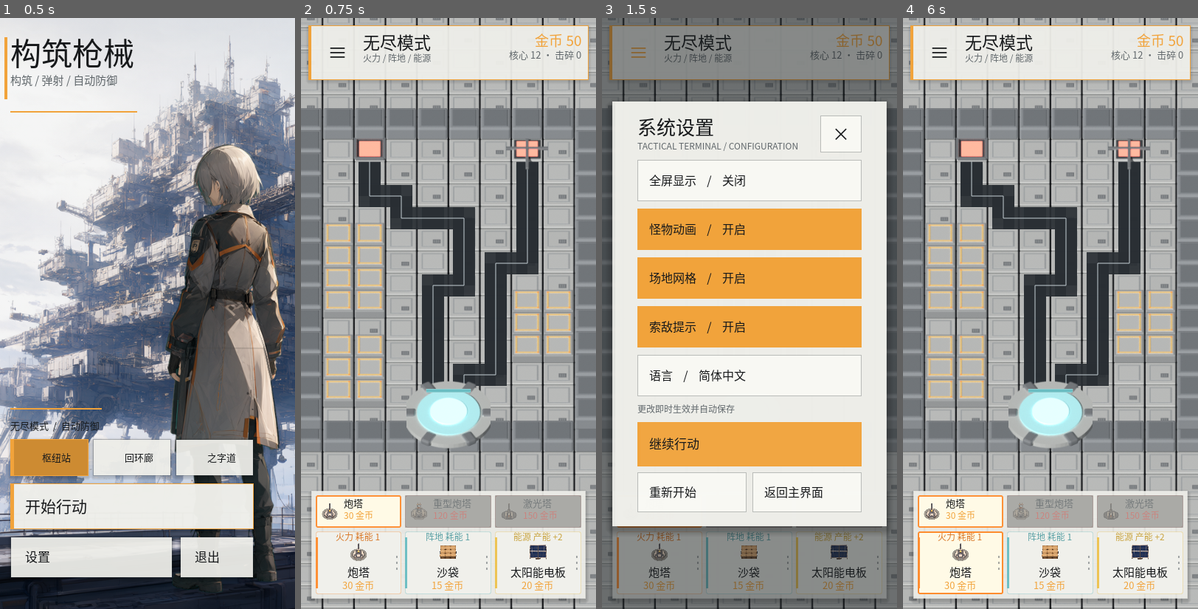
Above: before the commit, frames 1-4 (left to right).
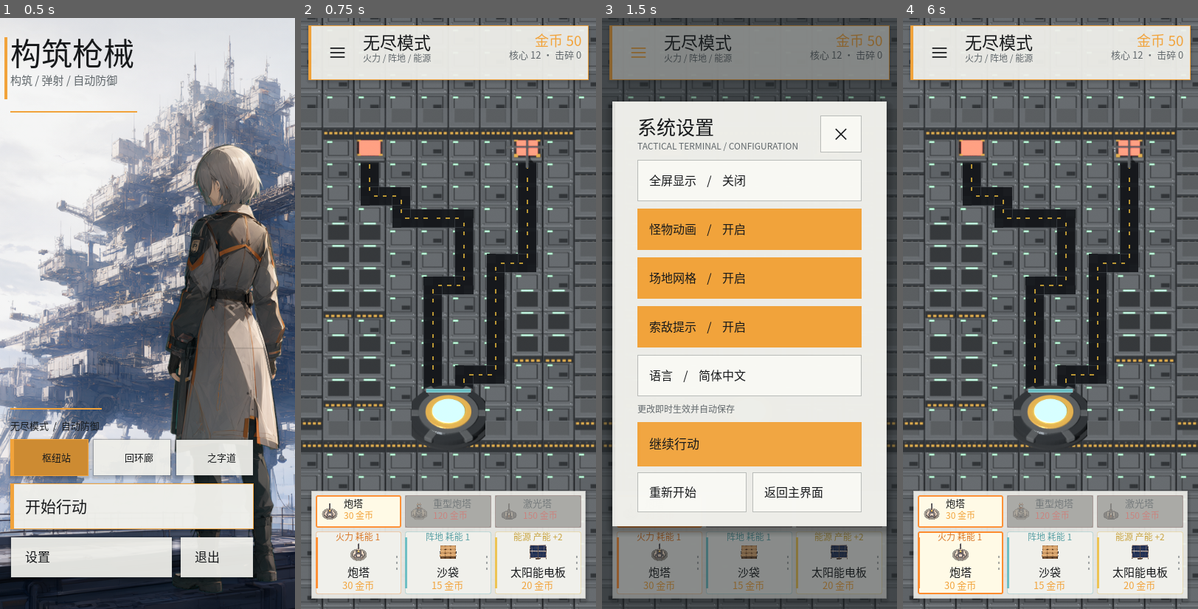
Above: after the commit, the same moments.

Repository: soryu-ryouji/build-shoot
Game: Godot game, scene res://scenes/main_menu.tscn
Two runs of this game, one before a commit and one after it. Both use one fixed random seed, a clock stepped at 60 frames per second and the inputs below.
Inputs (mouse positions are in pixels of both pictures, inside the frame that each line leads up to):
- Up to frame 1 (0.5 s): no input
- Up to frame 2 (0.75 s): click "开始行动" at 0.5 s
- Up to frame 3 (1.5 s): click "≡" at 1.25 s
- Up to frame 4 (6 s): click "重新开始" at 2 s; click "≡" at 2.75 s; click "重新开始" at 3.5 s; click "≡" at 4.25 s; click "×" at 5 s; tap Enter at 5.75 s; drag from (962, 514) to (1080, 183) at 5.77 s

Frame 1 is identical in both runs. In frame 2, 58% of the frame differs, in the area x 0-100%, y 0-100%; in frame 3, 9.1%; in frame 4, 58%.

Commit message:
feat: 地块、建筑与敌人统一成深色工业风

Diff:
--- a/scripts/arena.gd
+++ b/scripts/arena.gd
@@ -120,18 +120,32 @@
 		_draw_tile(_rim, BattleMap.tile_center(Vector2i(BattleMap.COLS, row)))
 
 
-## 路面：在地板之上画一条连续的路带（走廊式，2 格宽的一半），再压中心线和方向箭头
+## 路面：深色金属带 + 黄色虚线中心线，参考明日方舟的工业地坪
 func _draw_road() -> void:
-	var half := 17.0
-	var road := Color(0.16, 0.18, 0.20, 0.92)
-	var line := Color(0.72, 0.76, 0.78, 0.55)
+	var half := 14.0
+	var road := Color(0.085, 0.095, 0.11, 0.95)
+	var edge := Color(0.30, 0.32, 0.34, 0.45)
 	for segment in BattleMap.segments():
 		draw_line(segment[0], segment[1], road, half * 2.0)
 	for route in BattleMap.active_map().routes:
 		for tile in route:
 			draw_rect(Rect2(BattleMap.tile_center(tile) - Vector2(half, half), Vector2(half, half) * 2.0), road)
+	# 路缘的浅色描边，把路面和地板分开
 	for segment in BattleMap.segments():
-		draw_line(segment[0], segment[1], line, 2.0)
+		var dir: Vector2 = (segment[1] - segment[0]).normalized()
+		var normal := dir.orthogonal() * half
+		draw_line(segment[0] + normal, segment[1] + normal, edge, 1.0)
+		draw_line(segment[0] - normal, segment[1] - normal, edge, 1.0)
+	# 黄色虚线：沿每个线段等距画短横
+	var yellow := Color(0.85, 0.68, 0.22, 0.85)
+	for segment in BattleMap.segments():
+		var a: Vector2 = segment[0]
+		var dir: Vector2 = (segment[1] - a).normalized()
+		var length: float = a.distance_to(segment[1])
+		var t := 6.0
+		while t < length:
+			draw_line(a + dir * t, a + dir * minf(t + 6.0, length), yellow, 2.0)
+			t += 14.0
 
 
 func _draw_tile(texture: Texture2D, center: Vector2) -> void:
@@ -144,7 +158,7 @@
 func _draw_core() -> void:
 	var center := BattleMap.core_center()
 	if _core != null:
-		draw_texture_rect(_core, Rect2(center - Vector2(64.0, 64.0), Vector2(128.0, 128.0)), false)
+		draw_texture_rect(_core, Rect2(center - Vector2(56.0, 56.0), Vector2(112.0, 112.0)), false)
 	if core_flash > 0.0:
 		draw_circle(center, 42.0, Color(Palette.DANGER, 0.28 * core_flash))
 	var bar := Rect2(center + Vector2(-34.0, -46.0), Vector2(68.0, 5.0))
--- a/scripts/blocks.gd
+++ b/scripts/blocks.gd
@@ -11,6 +11,13 @@
 	"swift": preload("res://assets/ui/monster_swift.png"),
 	"armored": preload("res://assets/ui/monster_armored.png"),
 	"elite": preload("res://assets/ui/monster_elite.png"),
+}
+## 2.5D 敌人贴片：Blender 正交渲染，64×64，地面中心在画布中心
+const MONSTER_SPRITES := {
+	"normal": preload("res://assets/ui/enemies/normal.png"),
+	"swift": preload("res://assets/ui/enemies/swift.png"),
+	"armored": preload("res://assets/ui/enemies/armored.png"),
+	"elite": preload("res://assets/ui/enemies/elite.png"),
 }
 const MONSTER_ANIMATIONS := {
 	"normal": preload("res://assets/ui/monster_normal_anim.png"),
@@ -485,7 +492,19 @@
 			art_size = Vector2(50, 46)
 		var art_rect := Rect2(center - art_size * 0.5 * scale + Vector2(0.0, -3.0 * scale), art_size * scale)
 
-		if animation != null or texture != null:
+		var sprite: Texture2D = MONSTER_SPRITES.get(kind, null)
+		if sprite != null:
+			# 2.5D 贴片：轻微上下浮动代替逐帧动画
+			var bob := sin((_animation_time + phase) * 7.0) * 1.6 * scale
+			draw_circle(center + Vector2(0, 4), 19.0 * scale, Color(0.0, 0.0, 0.0, 0.22 * alpha))
+			var side := 64.0 * scale
+			draw_texture_rect(
+				sprite,
+				Rect2(center - Vector2(side, side) * 0.5 + Vector2(0.0, bob - 6.0 * scale), Vector2(side, side)),
+				false,
+				Color(1.0, 1.0, 1.0, alpha)
+			)
+		elif animation != null or texture != null:
 			draw_circle(center + Vector2(0, 5), 19.0 * scale, Color(0.0, 0.0, 0.0, 0.12 * alpha))
 			draw_circle(center, 25.0 * scale, Color(col.r, col.g, col.b, 0.05 * alpha))
 			if animation != null:
Binary file changed: assets/ui/25d/compression_tower.png
Binary file changed: assets/ui/25d/fusion_tower.png
Binary file changed: assets/ui/25d/heavy_turret_d0.png
Binary file changed: assets/ui/25d/heavy_turret_d1.png
Binary file changed: assets/ui/25d/heavy_turret_d2.png
Binary file changed: assets/ui/25d/heavy_turret_d3.png
Binary file changed: assets/ui/25d/heavy_turret_d4.png
Binary file changed: assets/ui/25d/heavy_turret_d5.png
Binary file changed: assets/ui/25d/heavy_turret_d6.png
Binary file changed: assets/ui/25d/heavy_turret_d7.png
Binary file changed: assets/ui/25d/laser_tower_d0.png
Binary file changed: assets/ui/25d/laser_tower_d1.png
(and 46 more such lines)
